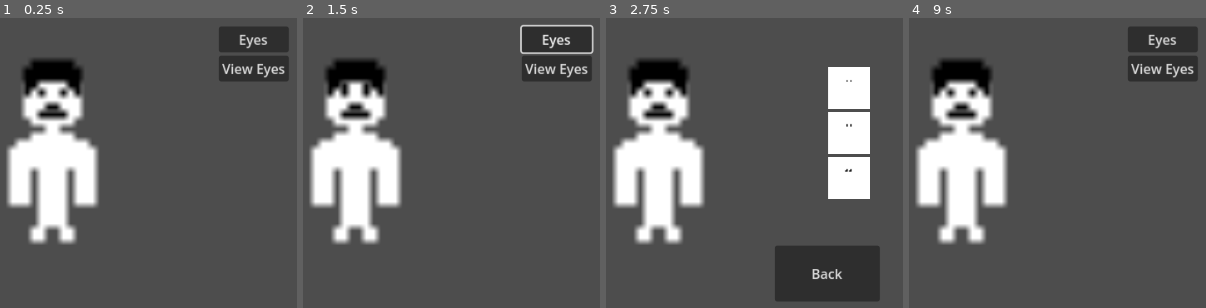
Above: before the commit, frames 1-4 (left to right).
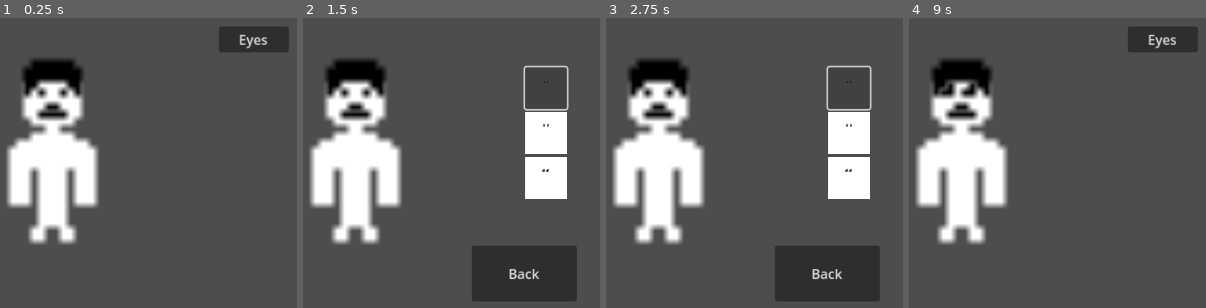
Above: after the commit, the same moments.

Repository: JordanFreyman/group-6
Game: Godot game, scene res://scene_manager.tscn
Same seed, same stepped clock (60 frames per second), same inputs: the game is played once before the commit and once after it.
Inputs (mouse positions are in pixels of both pictures, inside the frame that each line leads up to):
- Up to frame 1 (0.25 s): no input
- Up to frame 2 (1.5 s): click "Eyes" at 0.5 s; click (546, 87) at 1.27 s
- Up to frame 3 (2.75 s): click (858, 67) at 2 s, where only the run before the commit has a clickable "View Eyes"
- Up to frame 4 (9 s): click (1152, 134) at 2.75 s; click (1152, 177) at 3.5 s; click (1152, 87) at 4.25 s; click (1152, 134) at 5 s; click (1152, 177) at 5.75 s; click (1152, 87) at 6.5 s; click (1152, 134) at 7.25 s; click (1152, 177) at 8 s; click "Back" at 8.75 s

The runs differ from the first frame. In frame 1, 1.8% of the frame differs, in the area x 73-98%, y 13-22%; in frame 2, 15%, in the area x 12-98%, y 2-98%; in frame 3, 2.4%; in frame 4, 2.4%.

Commit message:
Data is transferable between scenes

Diff:
--- a/godot/character.gd
+++ b/godot/character.gd
@@ -8,27 +8,24 @@
 @onready var noseSprite = $CompositeSprites/Nose
 @onready var mouthSprite = $CompositeSprites/Mouth
 
-var currBody: int = 0
-var currEyes: int = 0
-var currHair: int = 0
-var currNose: int = 0
-var currMouth: int = 0
-
+var menu_params := {
+	"currBody": 0,
+	"currEyes": 0,
+	"currHair": 0,
+	"currNose": 0,
+	"currMouth": 0
+}
 @export var menu_name = "menu"
 
+func load_params(new_menu_params: Dictionary):
+	menu_params = new_menu_params
+
 func _ready():
-	bodySprite.texture = $CompositeSprites.body_spritesheet[currBody]
-	eyesSprite.texture = $CompositeSprites.eyes_spritesheet[currEyes]
-	hairSprite.texture = $CompositeSprites.hair_spritesheet[currHair]
-	noseSprite.texture = $CompositeSprites.nose_spritesheet[currNose]
-	mouthSprite.texture = $CompositeSprites.mouth_spritesheet[currMouth]
-
-func transfer_data_between_scenes(old_scene, new_scene):
-	new_scene.currVal = old_scene.currVal
-
-func _on_change_eyes_pressed() -> void:
-	currEyes = (currEyes + 1) % $CompositeSprites.eyes_spritesheet.size()
-	eyesSprite.texture = $CompositeSprites.eyes_spritesheet[currEyes]
+	bodySprite.texture = $CompositeSprites.body_spritesheet[menu_params["currBody"]]
+	eyesSprite.texture = $CompositeSprites.eyes_spritesheet[menu_params["currEyes"]]
+	hairSprite.texture = $CompositeSprites.hair_spritesheet[menu_params["currHair"]]
+	noseSprite.texture = $CompositeSprites.nose_spritesheet[menu_params["currNose"]]
+	mouthSprite.texture = $CompositeSprites.mouth_spritesheet[menu_params["currMouth"]]
 
 
 func _on_view_eyes_pressed() -> void:
@@ -37,17 +34,17 @@
 
 
 func _on_eyes_1_pressed() -> void:
-	currEyes = 0
+	menu_params["currEyes"] = 0
 	eyesSprite.texture = $CompositeSprites.eyes_spritesheet[0]
 
 
 func _on_eyes_2_pressed() -> void:
-	currEyes = 1
+	menu_params["currEyes"] = 1
 	eyesSprite.texture = $CompositeSprites.eyes_spritesheet[1]
 
 
 func _on_eyes_3_pressed() -> void:
-	currEyes = 2
+	menu_params["currEyes"] = 2
 	eyesSprite.texture = $CompositeSprites.eyes_spritesheet[2]
 
 
--- a/godot/character.tscn
+++ b/godot/character.tscn
@@ -58,13 +58,8 @@
 [node name="VBoxContainer" type="VBoxContainer" parent="Menu/MarginContainer"]
 layout_mode = 2
 
-[node name="ChangeEyes" type="Button" parent="Menu/MarginContainer/VBoxContainer"]
+[node name="ViewEyes" type="Button" parent="Menu/MarginContainer/VBoxContainer"]
 layout_mode = 2
 text = "Eyes"
 
-[node name="ViewEyes" type="Button" parent="Menu/MarginContainer/VBoxContainer"]
-layout_mode = 2
-text = "View Eyes"
-
-[connection signal="pressed" from="Menu/MarginContainer/VBoxContainer/ChangeEyes" to="." method="_on_change_eyes_pressed"]
 [connection signal="pressed" from="Menu/MarginContainer/VBoxContainer/ViewEyes" to="." method="_on_view_eyes_pressed"]
--- a/godot/scene_manager.gd
+++ b/godot/scene_manager.gd
@@ -18,8 +18,16 @@
 
 	var temp = load("res://"+next_menu_name+".tscn")
 	next_menu = temp.instantiate()
+
+	transfer_data_between_scenes(current_menu,next_menu)
+
 	call_deferred("add_child",next_menu)
 	next_menu.connect("menu_changed", handle_menu_changed)
 	current_menu.queue_free()
 	current_menu = next_menu
 	next_menu = null
+
+
+func transfer_data_between_scenes(old_scene, new_scene):
+	#new_scene.currEyes = old_scene.currEyes
+	new_scene.load_params(old_scene.menu_params)
